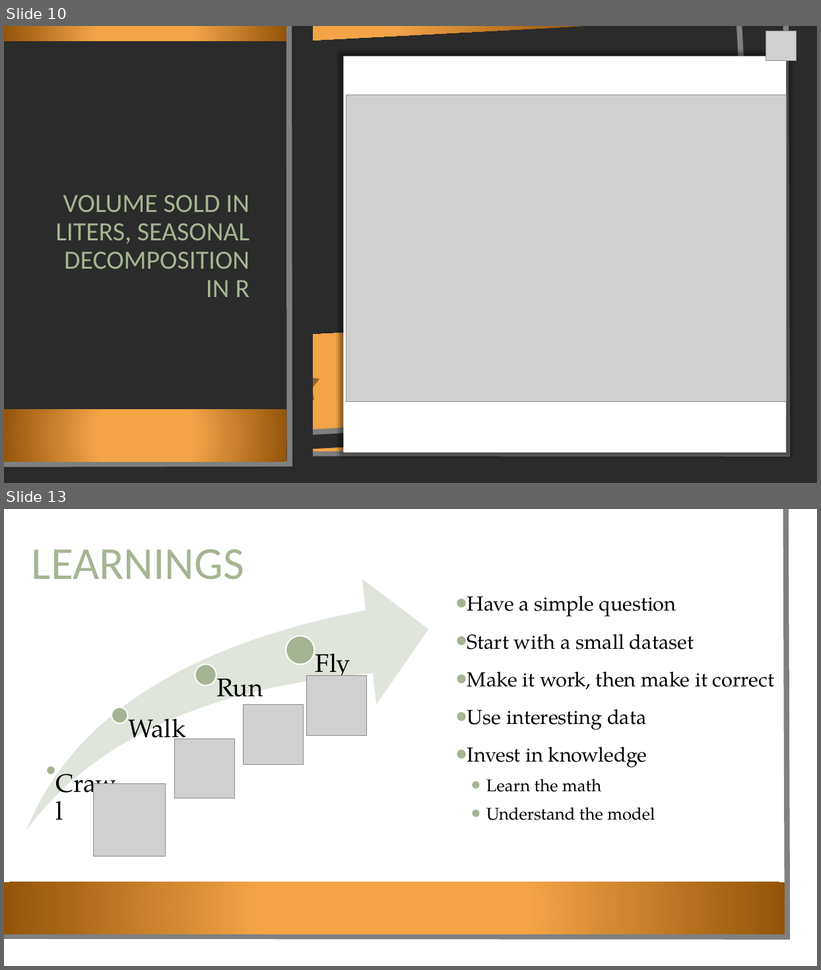
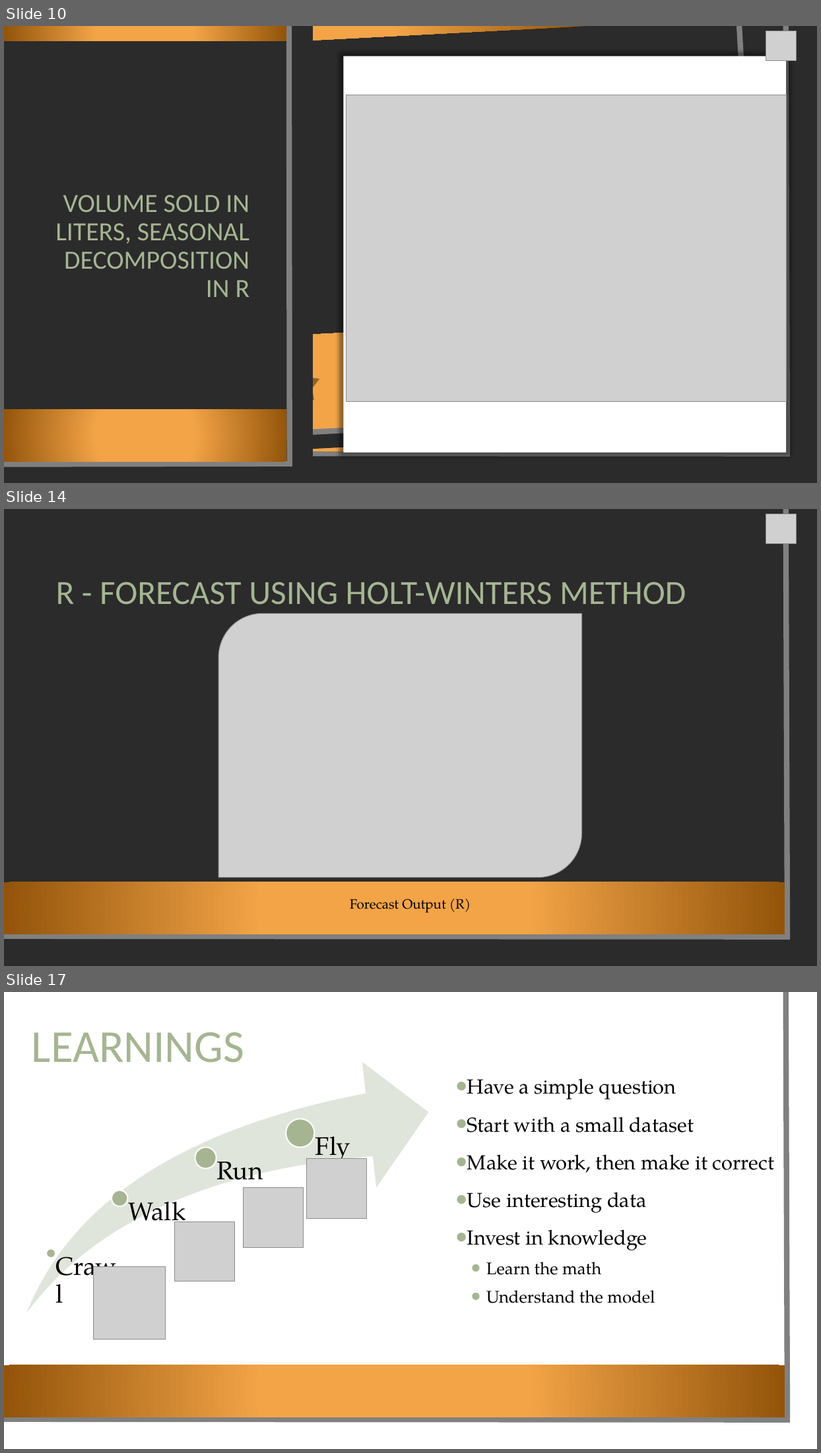
Before and after one commit to loriepeach1/project3_iowa, a slide deck: other/presentation.pptx. Shown one above the other, each under a label of ours: slides 10 and 13 before the commit, slides 10, 14 and 17 after it; the slides between them are not shown. The pictures are 821x970 and 821x1453 pixels, drawn with LibreOffice and Linux fonts; fonts in the diff are those of the drawing; grey boxes stand for pictures; background and template pictures are left out; a plain dark background stands for a picture behind light text. Boxes give left, top, right and bottom in pixels: in the first picture for what was removed or moved away, otherwise in the second. Text is boxed around its words. In the diff, an @@ line names an element or a change of style, - is before the commit and + after.

```diff
--- a/other/presentation.pptx
+++ b/other/presentation.pptx
@@ slide 14 added at (x1=4, y1=509, x2=817, y2=966), background picture (left out); not listed: 3 template elements that a slide beside it also shows @@
@@ picture added at (x1=766, y1=514, x2=797, y2=544) @@
@@ title added at (x1=56, y1=582, x2=686, y2=605), 40 pt, text #A5B592 @@
+R - FORECAST USING HOLT-WINTERS METHOD
@@ picture added at (x1=218, y1=613, x2=582, y2=877) @@
@@ text added at (x1=350, y1=899, x2=471, y2=913), 16 pt, text #000000 @@
+Forecast Output (R)
@@ what was slide 13 is now slide 17 @@
```
Also in this commit, not shown: 4 slides changed, 4 other slides added, 1 slide removed, 1 other file.
